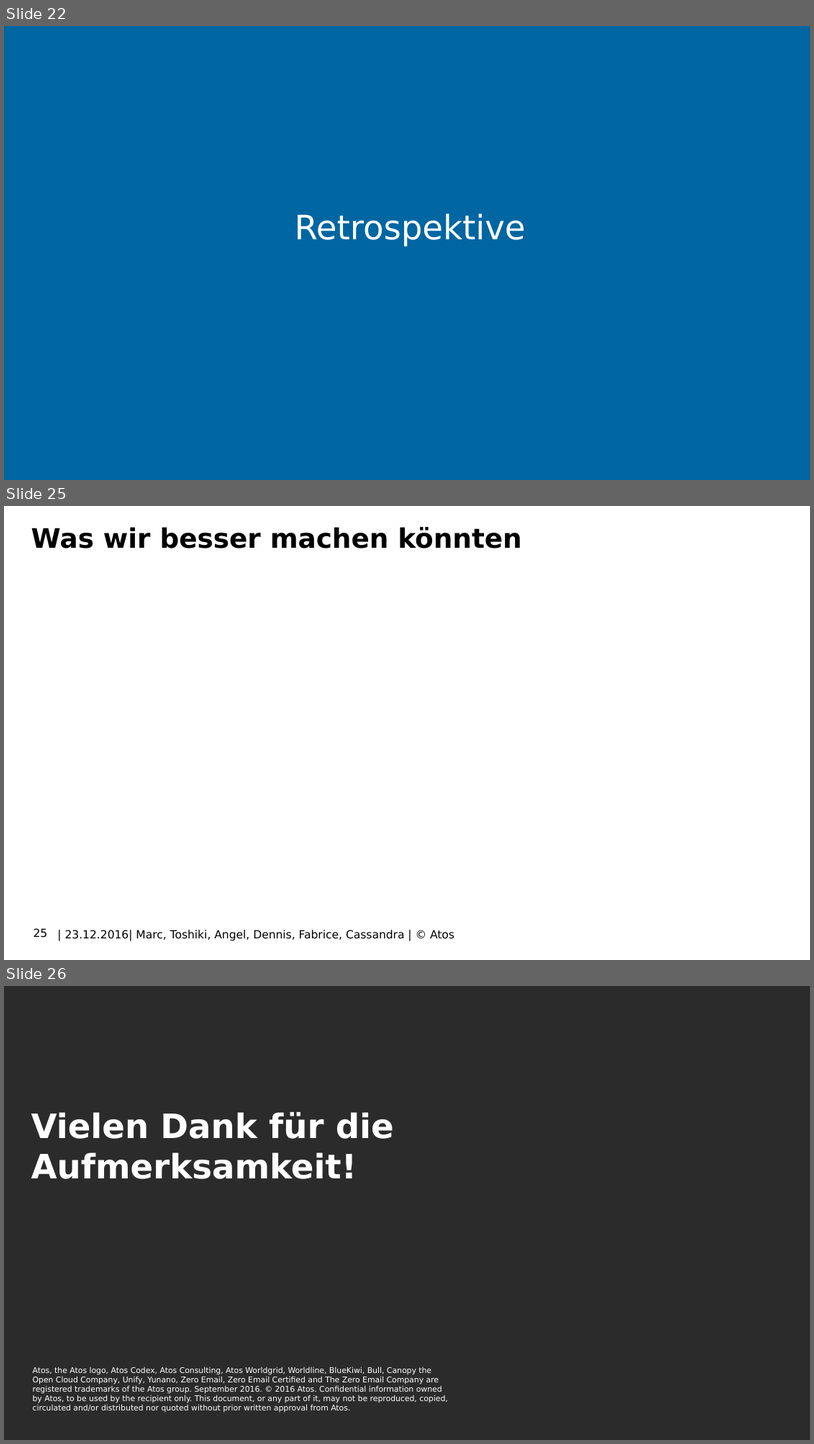
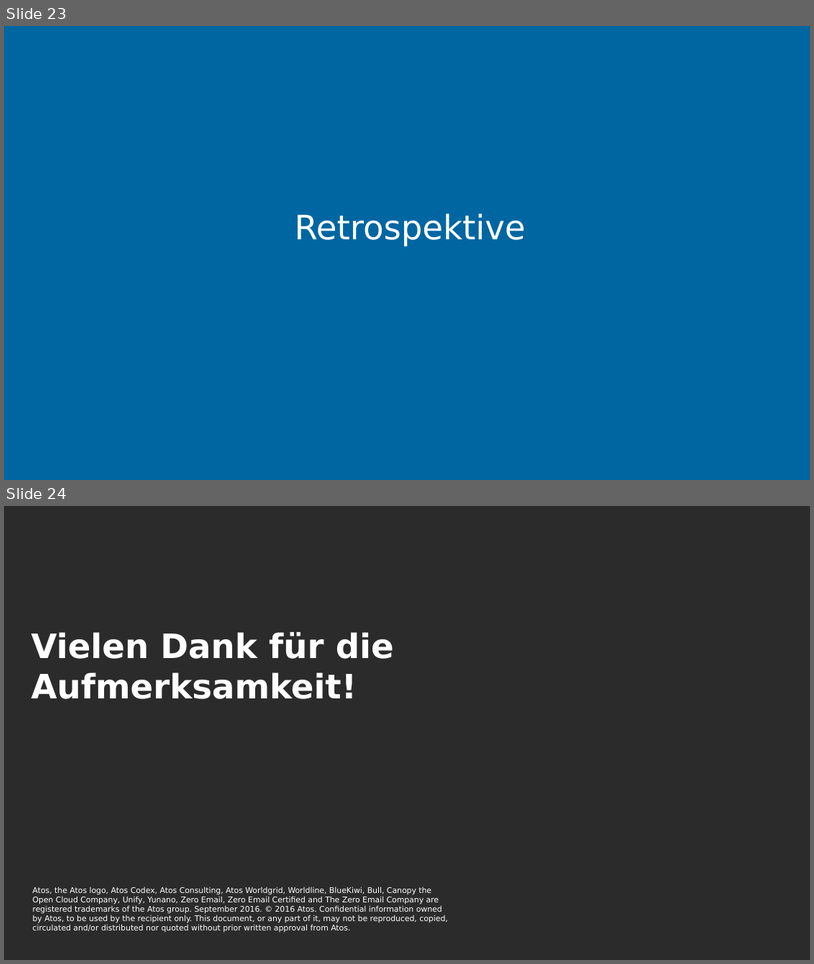
Before and after one commit to FabriceBosshard/SpaceInvaders, a slide deck: SpaceInvaders/Documents/SpaceInvaders.pptx. Shown one above the other, each under a label of ours: slides 22, 25 and 26 before the commit, slides 23 and 24 after it; the slides between them are not shown. The pictures are 814x1444 and 814x964 pixels, drawn with LibreOffice and Linux fonts; fonts in the diff are those of the drawing; background and template pictures are left out; a plain dark background stands for a picture behind light text. Boxes give left, top, right and bottom in pixels: in the first picture for what was removed or moved away, otherwise in the second. Text is boxed around its words. In the diff, an @@ line names an element or a change of style, - is before the commit and + after.

Commit message:
+ pp

```diff
--- a/SpaceInvaders/Documents/SpaceInvaders.pptx
+++ b/SpaceInvaders/Documents/SpaceInvaders.pptx
@@ slide 25 removed at <box>4,506,810,960</box>, background picture (left out) @@
@@ title removed at <box>31,527,522,548</box> @@
-Was wir besser machen könnten
@@ page number removed at <box>34,928,48,937</box> @@
-25
@@ text removed at <box>65,929,455,941</box> @@
-| 23.12.2016| Marc, Toshiki, Angel, Dennis, Fabrice, Cassandra | © Atos
@@ what was slide 22 is now slide 23 @@
@@ what was slide 26 is now slide 24 @@
```
Also in this commit, not shown: 1 slide changed, 1 slide added, 2 other slides removed.
